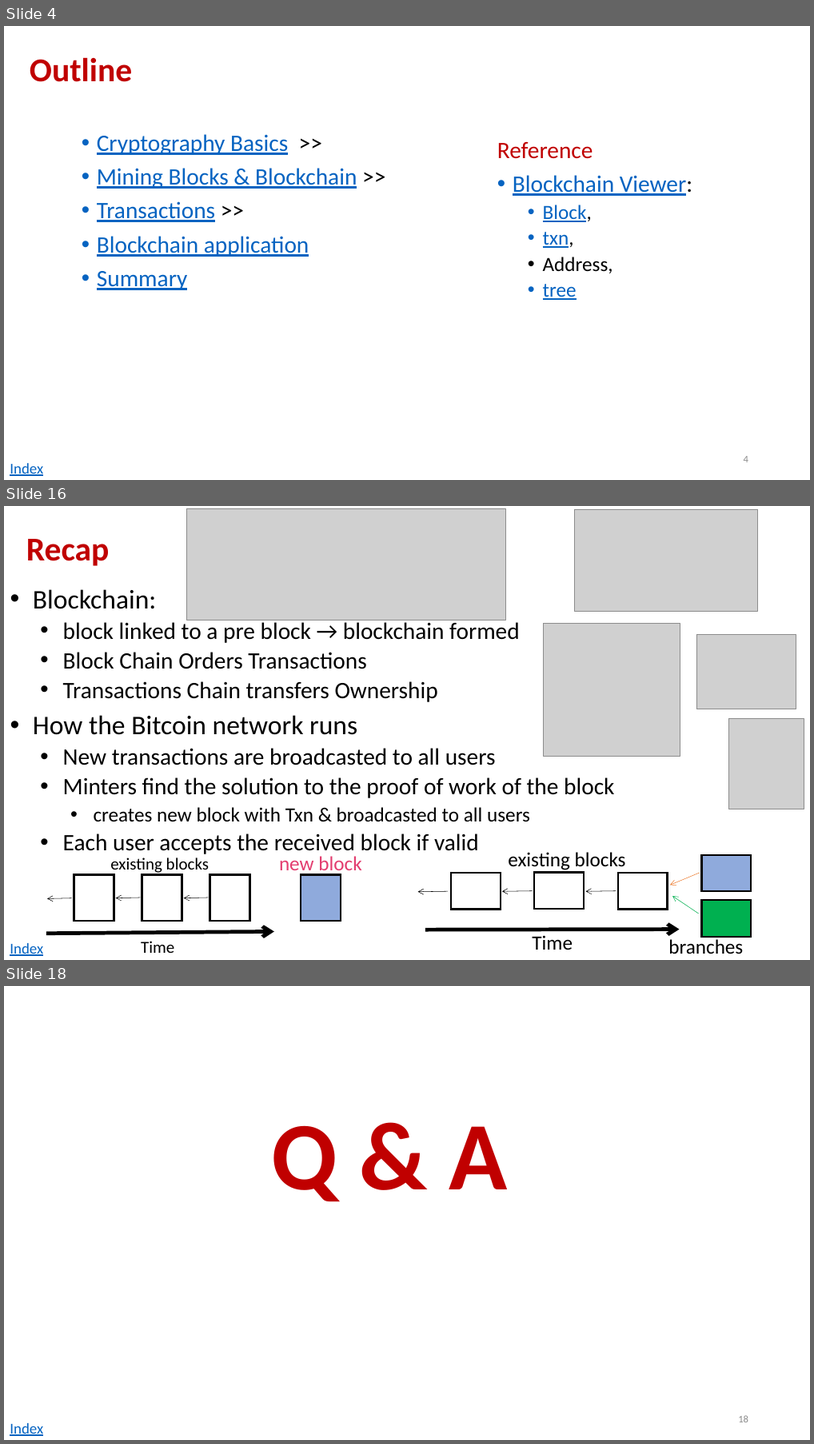
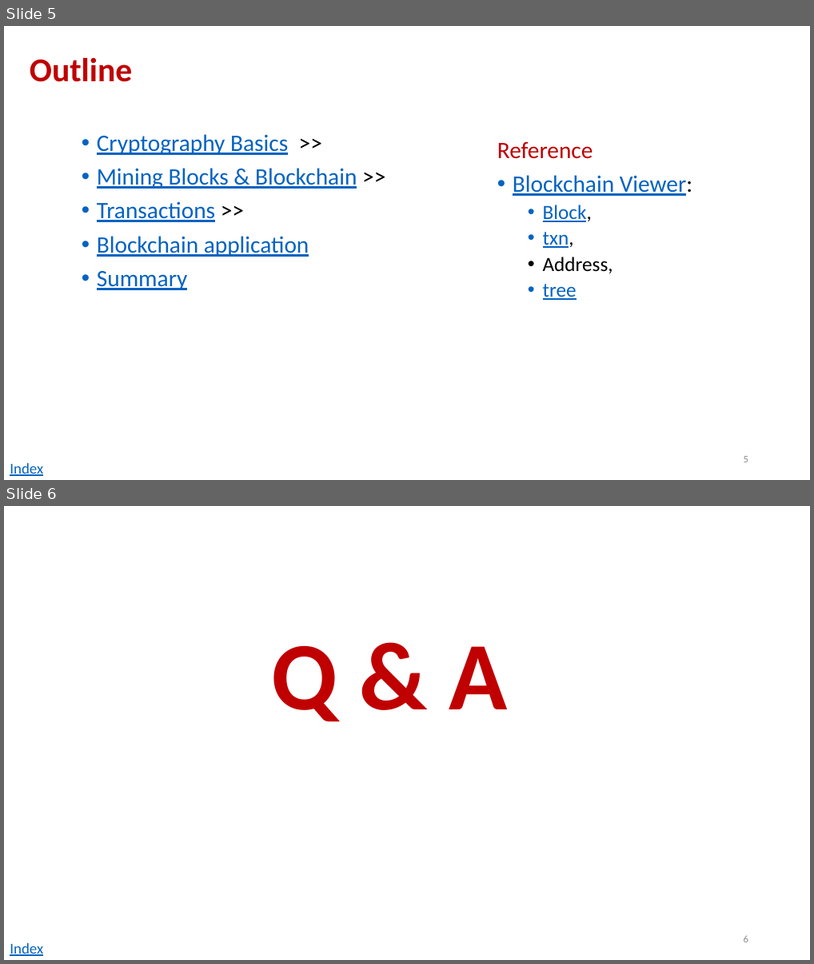
Before and after one commit to andyplusplus/blockchain, a slide deck: how_bitcoin_works/home.pptx. Shown one above the other, each under a label of ours: slides 4, 16 and 18 before the commit, slides 5 and 6 after it; the slides between them are not shown. The pictures are 814x1444 and 814x964 pixels, drawn with LibreOffice and Linux fonts; fonts in the diff are those of the drawing; grey boxes stand for pictures. Boxes give left, top, right and bottom in pixels: in the first picture for what was removed or moved away, otherwise in the second. Text is boxed around its words. In the diff, an @@ line names an element or a change of style, - is before the commit and + after.

```diff
--- a/how_bitcoin_works/home.pptx
+++ b/how_bitcoin_works/home.pptx
@@ slide 16 removed at (4, 506, 810, 960), background #FFFFFF @@
@@ picture removed at (187, 508, 506, 620) @@
@@ picture removed at (575, 509, 758, 611) @@
@@ title removed at (26, 539, 110, 566) @@
-Recap
@@ text removed at (33, 589, 614, 854) @@
-• Blockchain:
-  • block linked to a pre block → blockchain formed
-  • Block Chain Orders Transactions
-  • Transactions Chain transfers Ownership
-• How the Bitcoin network runs
-  • New transactions are broadcasted to all users
-  • Minters find the solution to the proof of work of the block
-    • creates new block with Txn & broadcasted to all users
-  • Each user accepts the received block if valid
@@ picture removed at (544, 624, 680, 756) @@
@@ picture removed at (697, 634, 796, 709) @@
@@ picture removed at (730, 718, 804, 809) @@
@@ group removed at (46, 856, 362, 952): 4 rectangles, 4 arrows, 3 texts @@
-Time
-existing blocks
-new block
@@ text removed at (10, 943, 43, 956) @@
-Index
@@ group removed at (418, 852, 751, 953): 6 arrows, 5 rectangles, 3 texts @@
-Time
-existing blocks
-branches
@@ what was slide 4 is now slide 5 @@
@@ page number at (744, 456, 749, 462): text changed @@
-4
+5
@@ what was slide 18 is now slide 6 @@
@@ page number at (744, 935, 749, 942): text changed @@
-18
+6
```
Also in this commit, not shown: 1 slide added, 12 other slides removed, 1 other file.
